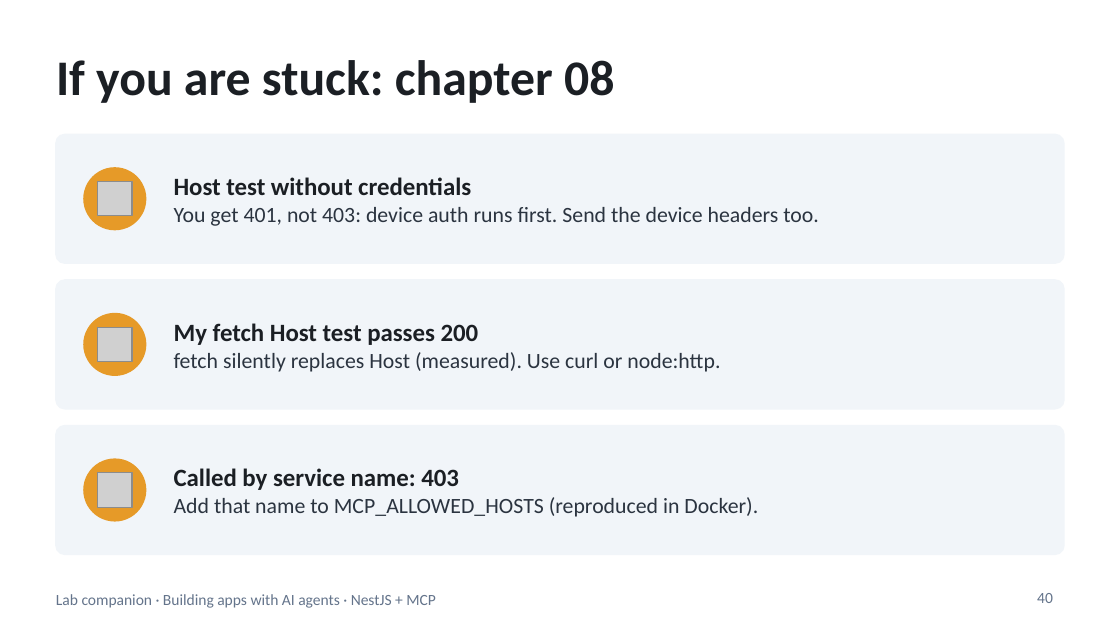
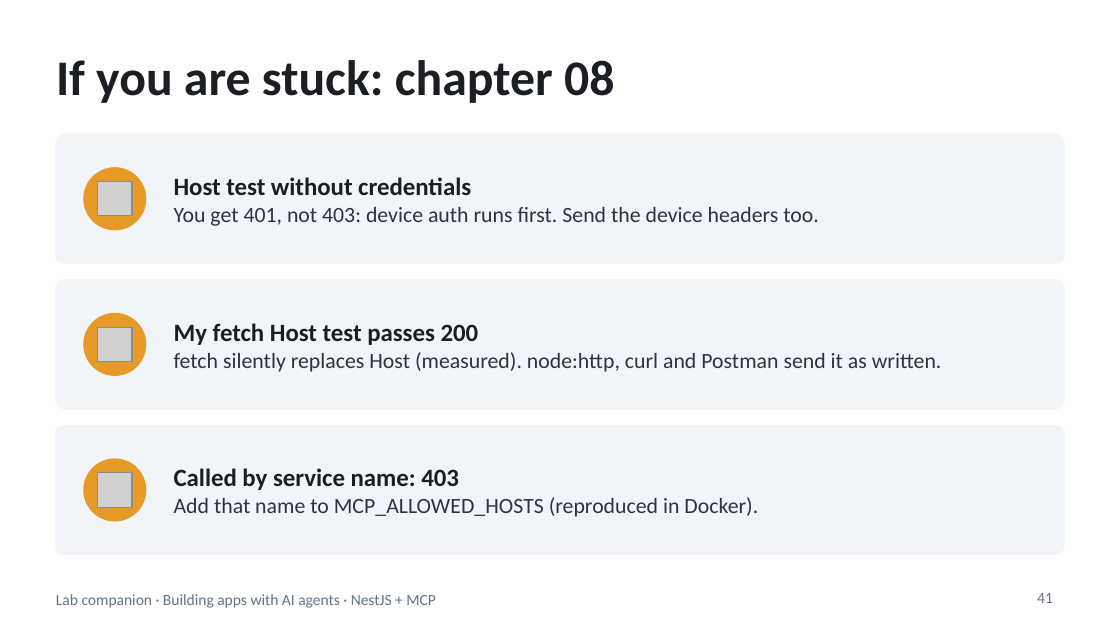
Before and after one commit to blazaga/ai-training-modules, a slide deck: slide 41 of docs/ai-agent-training/slides/lab-companion.pptx (slide 40 before the commit). Drawn at 1120x630 pixels with LibreOffice and Linux fonts; fonts in the diff are those of the drawing; grey boxes stand for pictures. Boxes give left, top, right and bottom in pixels: in the first picture for what was removed or moved away, otherwise in the second. Text is boxed around its words. In the diff, an @@ line names an element or a change of style, - is before the commit and + after.

```diff
--- a/docs/ai-agent-training/slides/lab-companion.pptx
+++ b/docs/ai-agent-training/slides/lab-companion.pptx
@@ text at (174,352,942,372): text changed @@
-fetch silently replaces Host (measured). Use curl or node:http.
+fetch silently replaces Host (measured). node:http, curl and Postman send it as written.
@@ page number at (1037,593,1053,603): text changed @@
-40
+41
```
Also in this commit, not shown: 7 other slides changed, 4 slides added, 3 slides removed, 10 other files.
